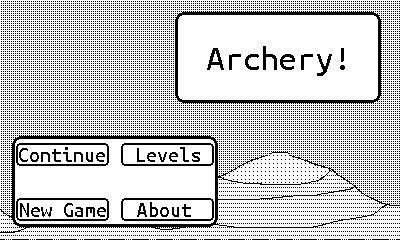
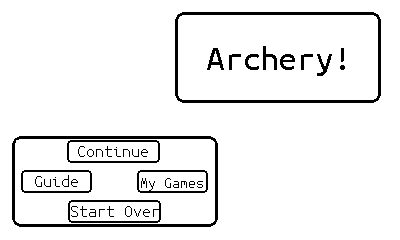
The second (400, 240) image is a revision of the first. Changes to its layers:
removed layer "About" over (137, 202, 191, 217)
removed layer "Levels" over (137, 147, 200, 162)
renamed "New Game" to "Start Over", painted on it over (20, 203, 159, 217)
painted on "Continue" over (19, 146, 148, 162)
added layer "My Games" above "Guide" over (141, 178, 203, 191)
added layer "Guide" above "popup" over (35, 175, 78, 187)
painted on "popup" over (15, 140, 215, 223)
hid "Background" over (0, 1, 400, 240)
